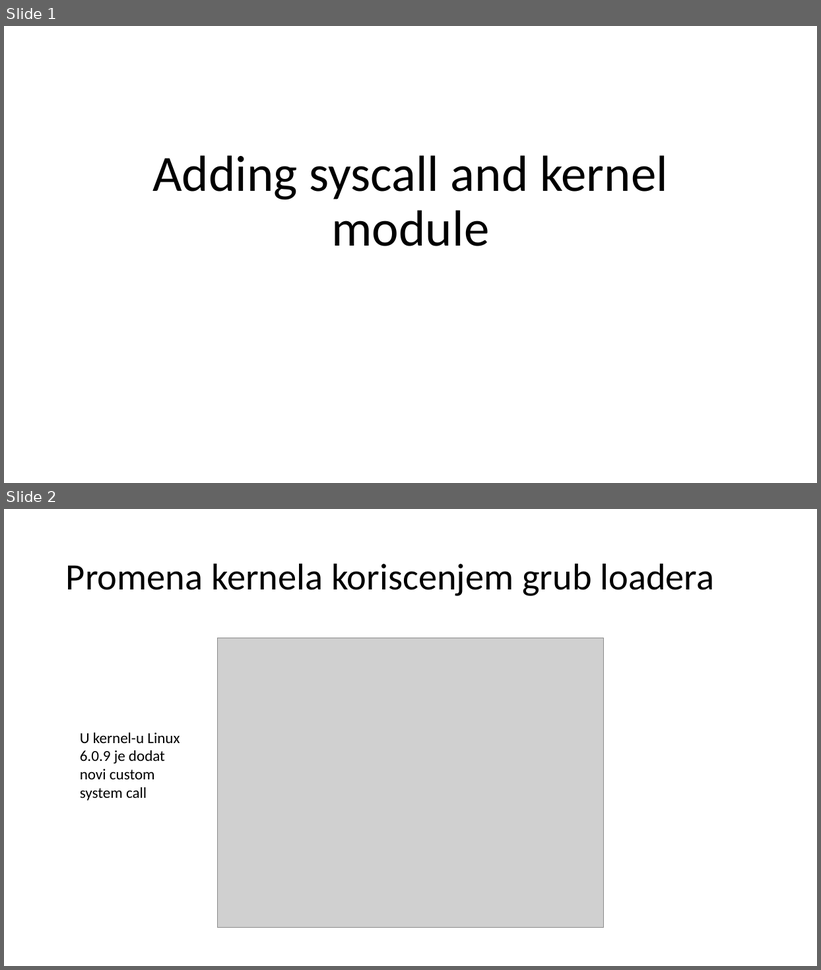
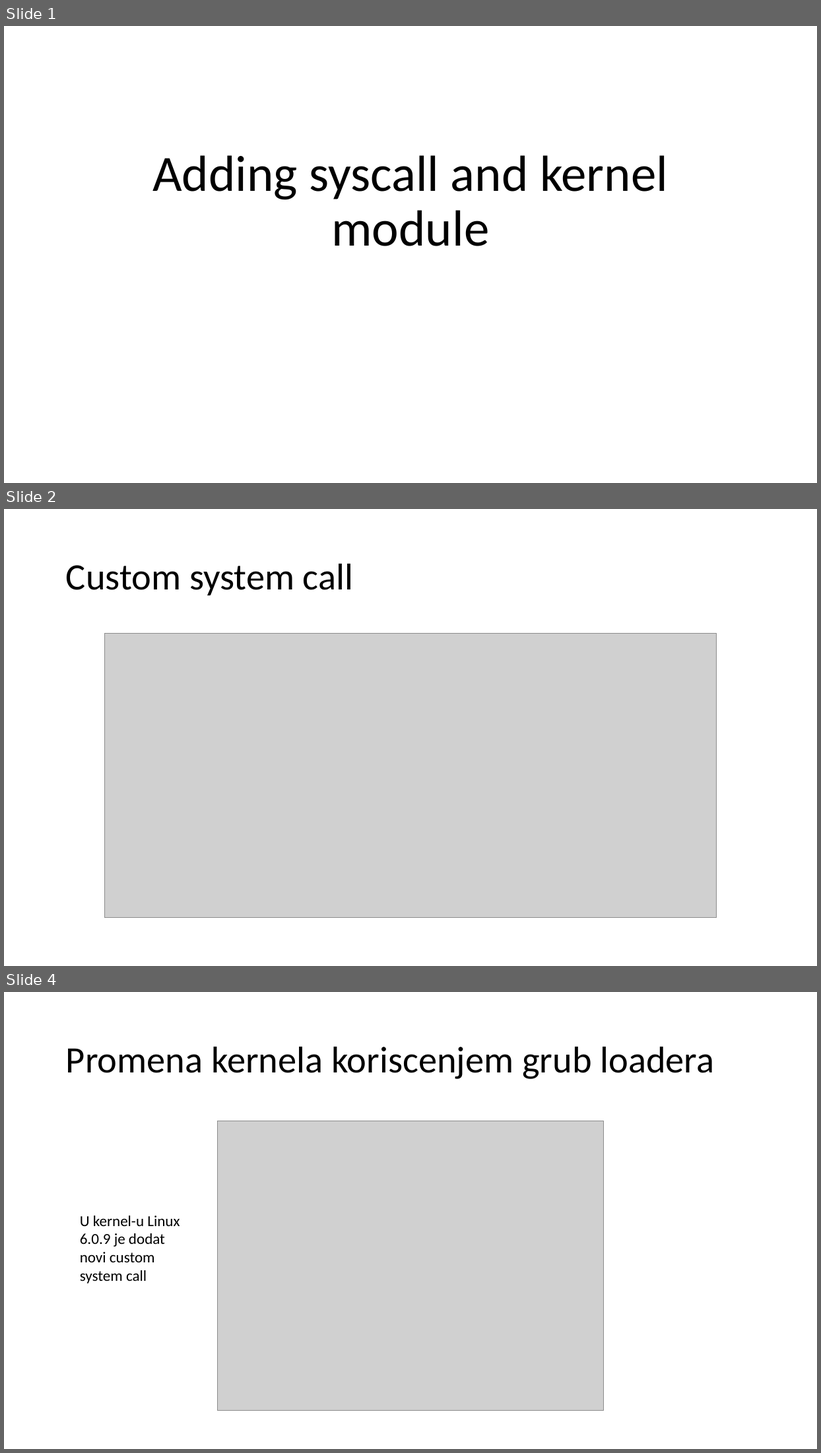
Before and after one commit to dimicom3/NOS, a slide deck: prvi_proj/prvi_proj.pptx. Shown one above the other, each under a label of ours: slides 1 and 2 before the commit, slides 1, 2 and 4 after it; the slides between them are not shown. The pictures are 821x970 and 821x1453 pixels, drawn with LibreOffice and Linux fonts; fonts in the diff are those of the drawing; grey boxes stand for pictures. Boxes give left, top, right and bottom in pixels: in the first picture for what was removed or moved away, otherwise in the second. Text is boxed around its words. In the diff, an @@ line names an element or a change of style, - is before the commit and + after.

```diff
--- a/prvi_proj/prvi_proj.pptx
+++ b/prvi_proj/prvi_proj.pptx
@@ slide 2 added at box(4, 509, 817, 966), background #FFFFFF @@
@@ title added at box(66, 563, 353, 595), 44 pt, text #000000 @@
+Custom system call
@@ picture added at box(104, 634, 717, 918) @@
@@ what was slide 2 is now slide 4 @@
```
Also in this commit, not shown: 1 other slide added, 3 other files.
